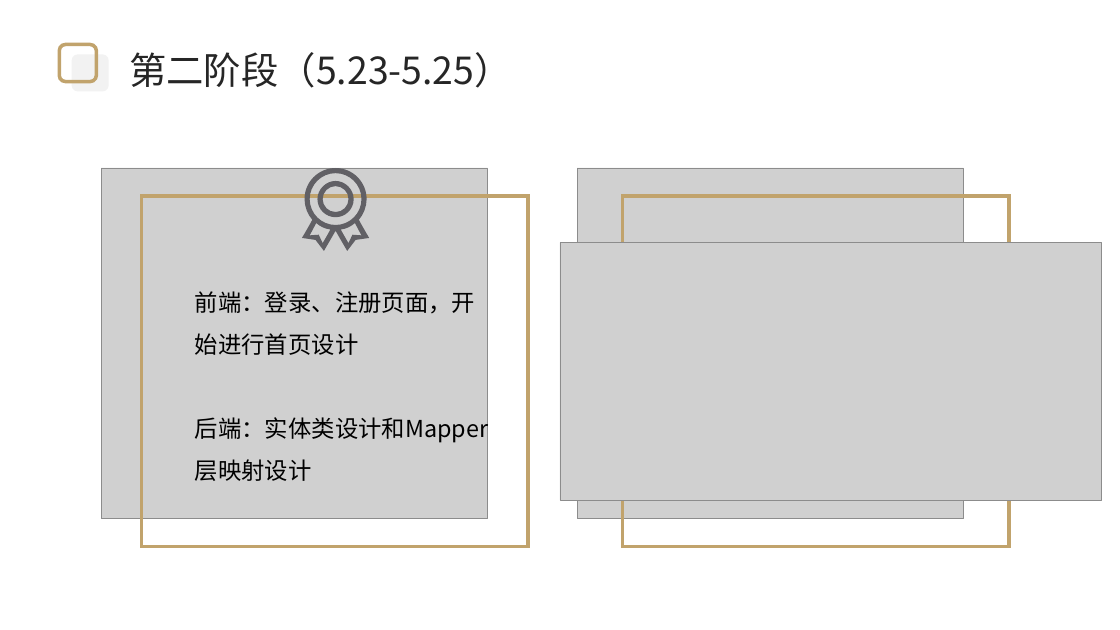
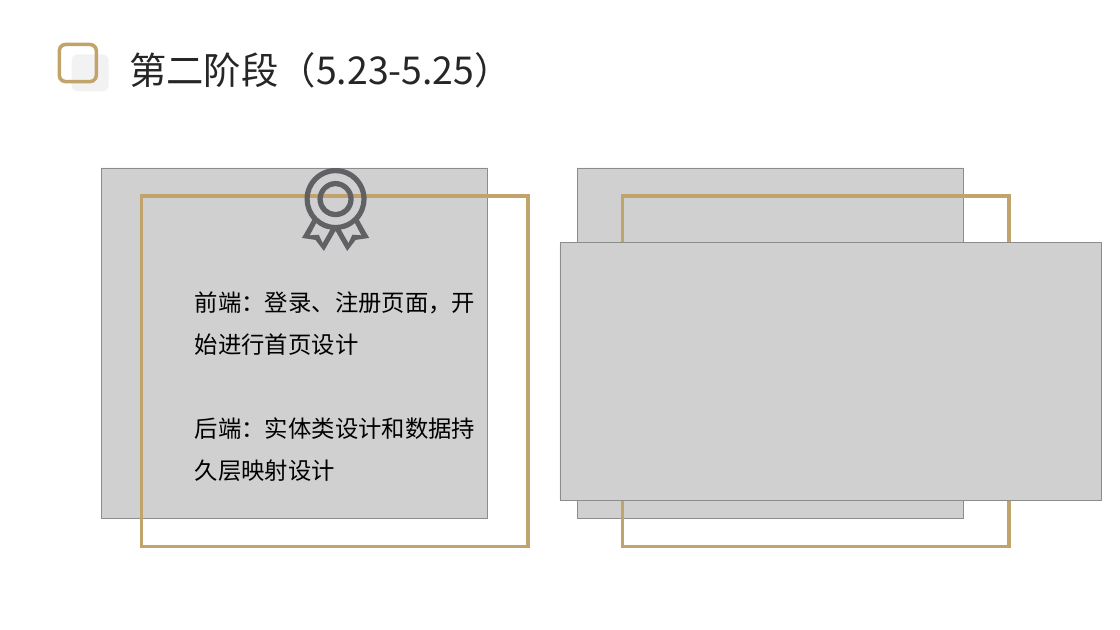
Before and after one commit to 2021FYWZ/wind, a slide deck: slide 10 of doc/项目答辩.pptx. Drawn at 1120x630 pixels with LibreOffice and Linux fonts; fonts in the diff are those of the drawing; grey boxes stand for pictures; background and template pictures are left out. Boxes give left, top, right and bottom in pixels: in the first picture for what was removed or moved away, otherwise in the second. Text is boxed around its words. In the diff, an @@ line names an element or a change of style, - is before the commit and + after.

```diff
--- a/doc/项目答辩.pptx
+++ b/doc/项目答辩.pptx
@@ text at (195, 417, 475, 481): text changed @@
-后端：实体类设计和Mapper层映射设计
+后端：实体类设计和数据持久层映射设计
```
Also in this commit, not shown: 9 other slides changed, 2 slides removed.
